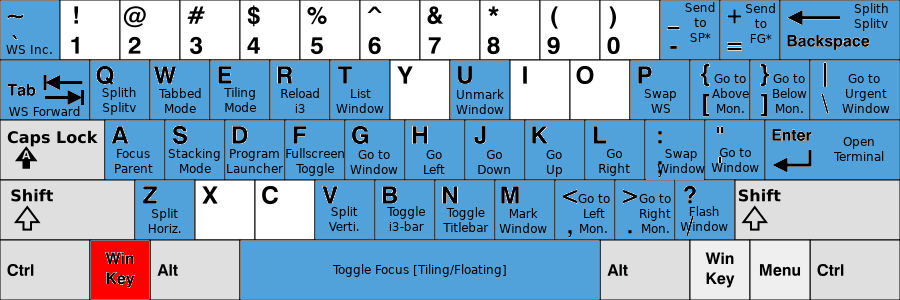
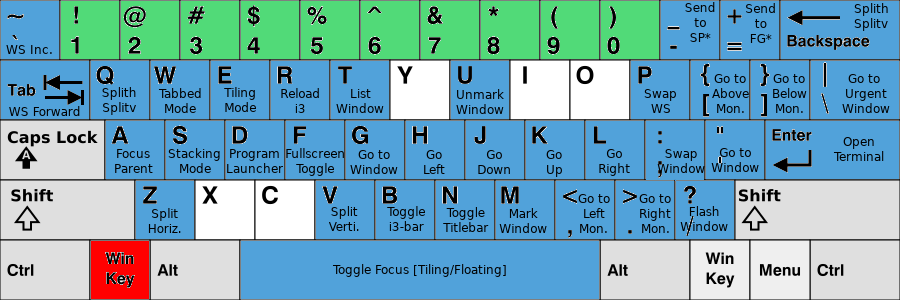
The second 900×300 image is a revision of the first. Changes to its layers:
painted on "KB_United_States-NoAltGr.svg" over (61, 1, 659, 59)
